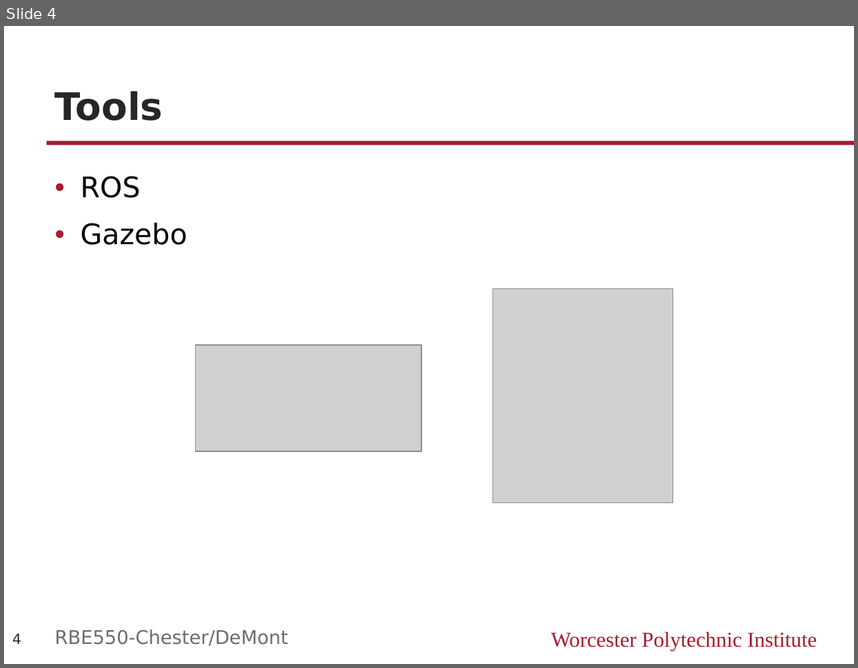
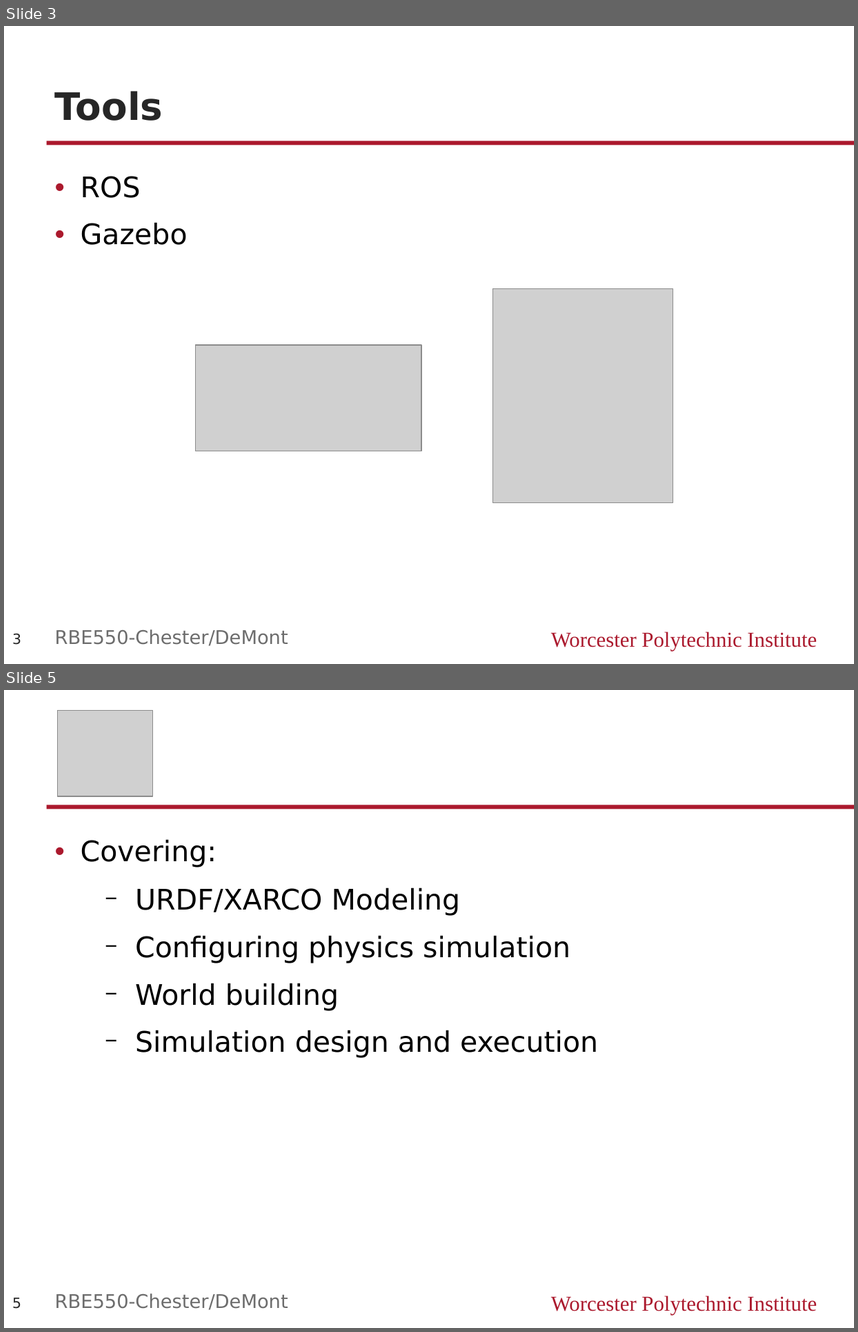
Before and after one commit to hlfshell/rbe550-project, a slide deck: docs/update/ProjUpdate.pptx. Shown one above the other, each under a label of ours: slide 4 before the commit, slides 3 and 5 after it; the slides between them are not shown. The pictures are 858x668 and 858x1332 pixels, drawn with LibreOffice and Linux fonts; fonts in the diff are those of the drawing; grey boxes stand for pictures. Boxes give left, top, right and bottom in pixels: in the first picture for what was removed or moved away, otherwise in the second. Text is boxed around its words. In the diff, an @@ line names an element or a change of style, - is before the commit and + after.

```diff
--- a/docs/update/ProjUpdate.pptx
+++ b/docs/update/ProjUpdate.pptx
@@ slide 5 added at (x1=4, y1=690, x2=854, y2=1328), background #FFFFFF; not listed: 2 template elements that a slide beside it also shows @@
@@ picture added at (x1=58, y1=711, x2=153, y2=796) @@
@@ text added at (x1=81, y1=839, x2=598, y2=1058), 24 pt, text #000000 @@
+• Covering:
+  − URDF/XARCO Modeling
+  − Configuring physics simulation
+  − World building
+  − Simulation design and execution
@@ page number added at (x1=12, y1=1297, x2=21, y2=1308), 12 pt, text #262626 @@
+5
@@ text added at (x1=55, y1=1293, x2=288, y2=1310), 16 pt, text #6D6D6D @@
+RBE550-Chester/DeMont
@@ what was slide 4 is now slide 3 @@
@@ page number at (x1=12, y1=633, x2=21, y2=644): text changed @@
-4
+3
```
Also in this commit, not shown: 2 slides changed, 1 other slide added, 1 slide removed, 1 other file.
